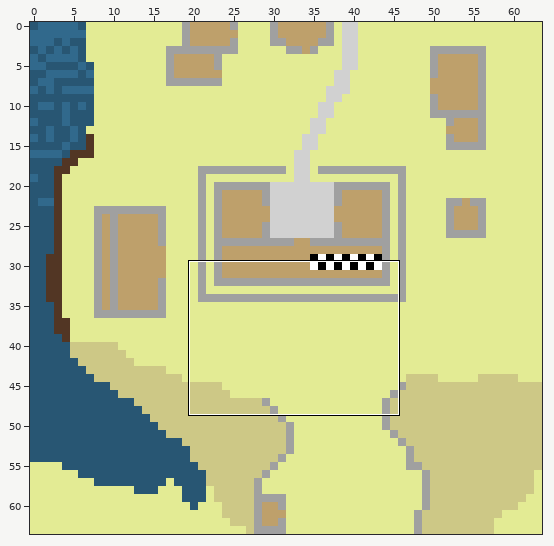
Two states of a Tiled map, maps/1,-1.tmx. Above, an overview of the earlier version with the close-up marked.
Close-up. As it was:
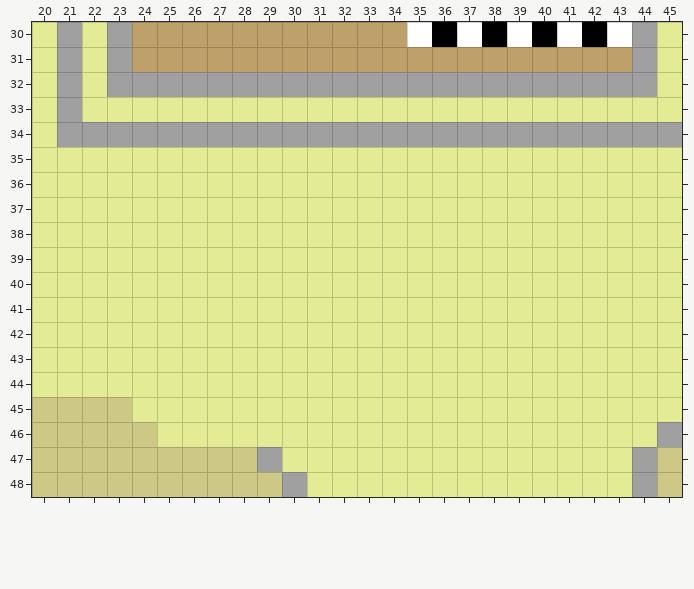
Cells are 25x25 px. Shown: x 20..45, y 30..48. The commit also changed other parts of the map, which this record leaves out.
Once edited:
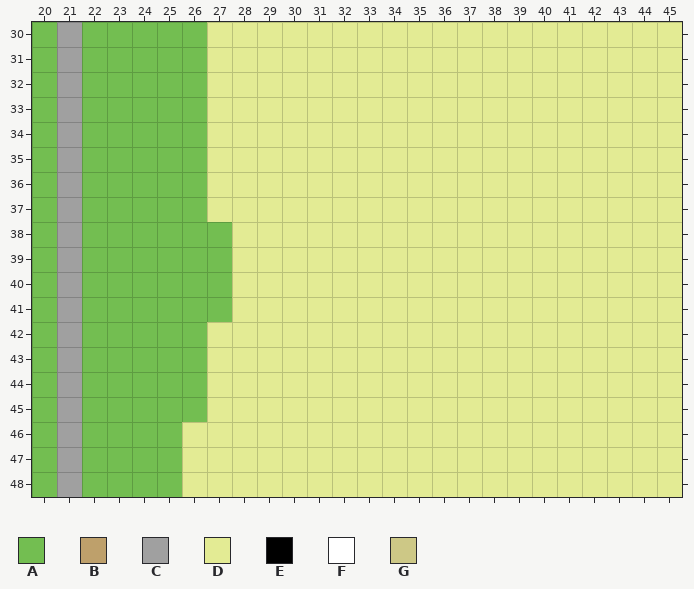
Key: from "Lumbridge": A 0, B 1, C 4, D 12, E 13, F 14, G 15.
_ is an empty cell.
Changes in this commit:
Layer "Tile Layer 1":
y 30: x 20 D -> A; x 22..44 DCBBBBBBBBBBBFEFEFEFEFC -> AAAAADDDDDDDDDDDDDDDDDD
y 31: x 20 D -> A; x 22..44 DCBBBBBBBBBBBBBBBBBBBBC -> AAAAADDDDDDDDDDDDDDDDDD
y 32: x 20 D -> A; x 22..44 DCCCCCCCCCCCCCCCCCCCCCC -> AAAAADDDDDDDDDDDDDDDDDD
y 33: x 20 D -> A; x 22..26 DDDDD -> AAAAA
y 34: x 20 D -> A; x 22..45 CCCCCCCCCCCCCCCCCCCCCCCC -> AAAAADDDDDDDDDDDDDDDDDDD
y 35..37: x 20..26 DDDDDDD -> ACAAAAA
y 38..41: x 20..27 DDDDDDDD -> ACAAAAAA
y 42..44: x 20..26 DDDDDDD -> ACAAAAA
y 45: x 20..26 GGGGDDD -> ACAAAAA
y 46: x 20..25 GGGGGD -> ACAAAA; x 45 C -> D
y 47: x 20..29 GGGGGGGGGC -> ACAAAADDDD; x 44..45 CG -> DD
y 48: x 20..30 GGGGGGGGGGC -> ACAAAADDDDD; x 44..45 CG -> DD
